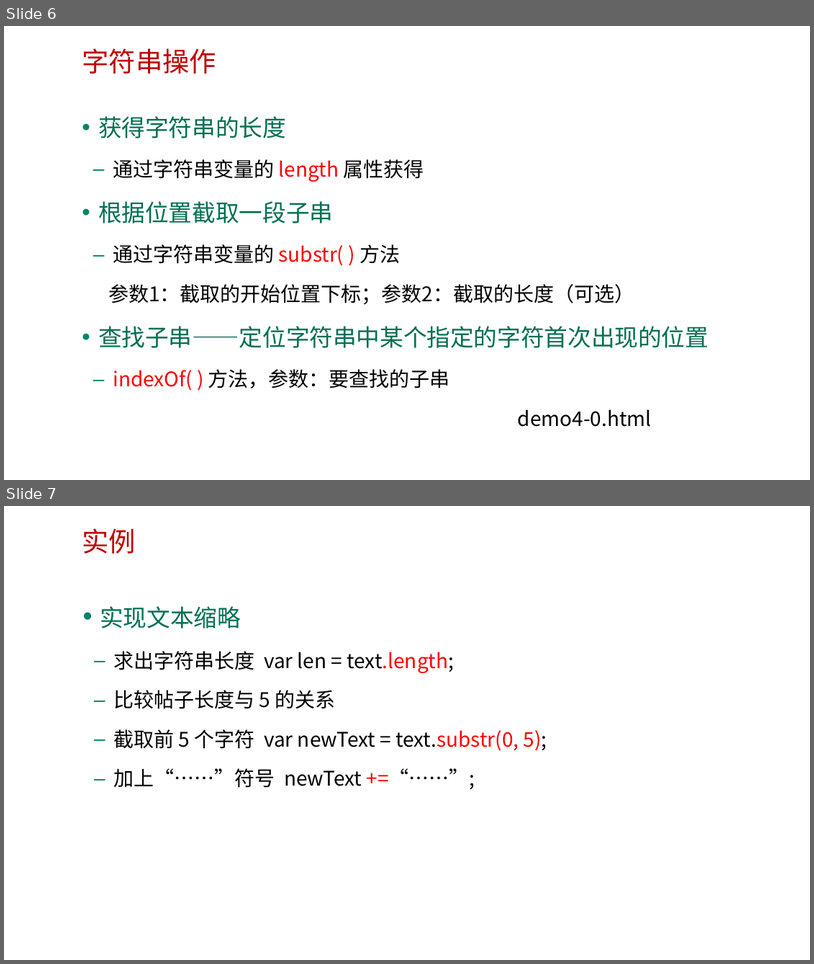
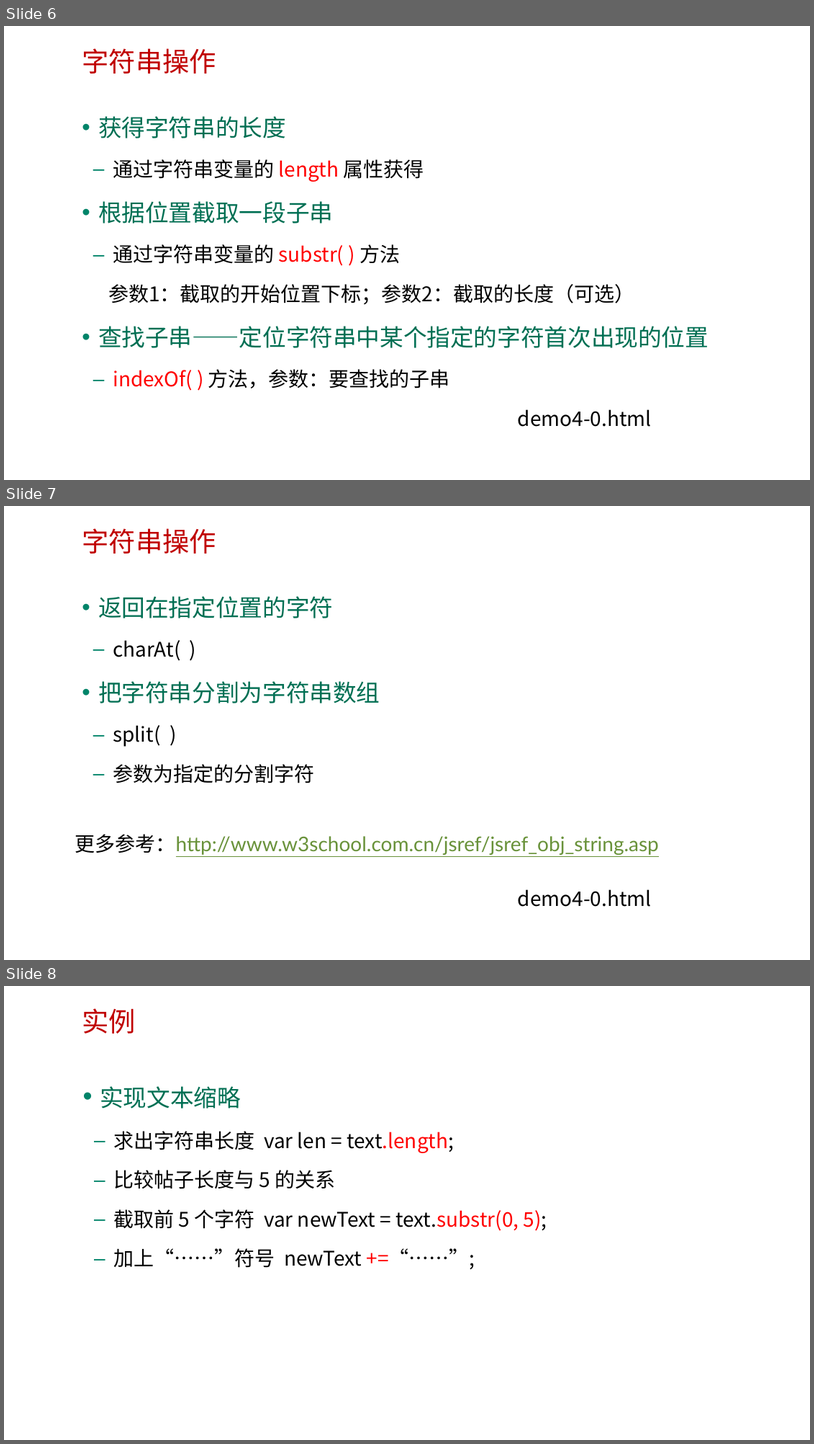
Before and after one commit to edu2act/course-web2, a slide deck: materials/slides/第四章 字符串和数组.pptx. Shown one above the other, each under a label of ours: slides 6 and 7 before the commit, slides 6, 7 and 8 after it. The pictures are 814x964 and 814x1444 pixels, drawn with LibreOffice and Linux fonts; fonts in the diff are those of the drawing; background and template pictures are left out. Boxes give left, top, right and bottom in pixels: in the first picture for what was removed or moved away, otherwise in the second. Text is boxed around its words. In the diff, an @@ line names an element or a change of style, - is before the commit and + after.

```diff
--- a/materials/slides/第四章 字符串和数组.pptx
+++ b/materials/slides/第四章 字符串和数组.pptx
@@ slide 7 added at [4, 506, 810, 960], background picture (left out) @@
@@ text added at [82, 528, 216, 554], 32 pt, text #C00000 @@
+字符串操作
@@ text added at [98, 596, 380, 783], 24 pt, text #000000 @@
+• 返回在指定位置的字符
+  – charAt( )
+• 把字符串分割为字符串数组
+  – split( )
+  – 参数为指定的分割字符
@@ text added at [75, 834, 659, 857], 24 pt, text #69923A, underline @@
+更多参考：http://www.w3school.com.cn/jsref/jsref_obj_string.asp
@@ text added at [518, 889, 652, 906], 24 pt, text #000000 @@
+demo4-0.html
@@ what was slide 7 is now slide 8 @@
```
Also in this commit, not shown: 4 slides changed, 1 other slide added, 3 other files.
